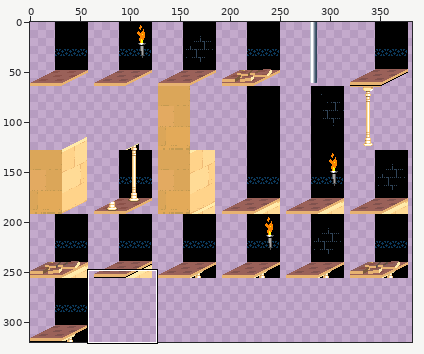
Sprite sheet -- Tiles_PoP/Tiles Bones/TiledBoColor2.png. Above: a wide view before the commit, with the close-up outlined.
Close-up. Before the commit:
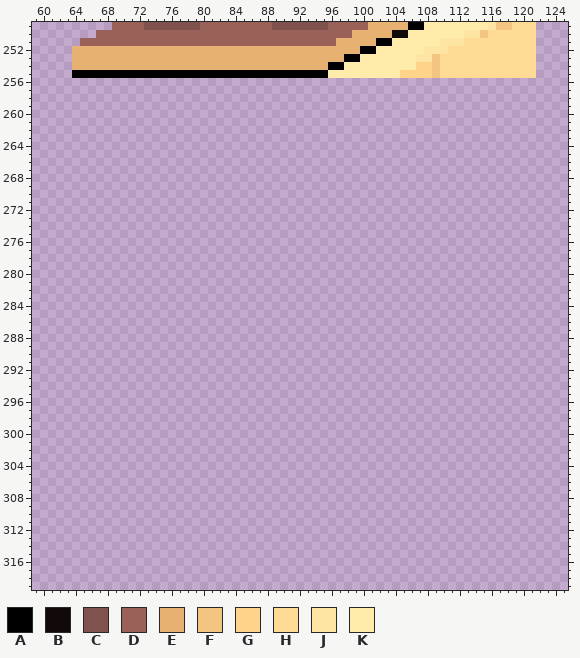
The file is 384x320 pixels. Pixels under 10% opacity are left out. Colours within 5 levels of each other are drawn and written as one. Shown: x 59..125, y 249..319. The wide view leaves out empty margins. The commit also changed other parts of the picture, which this record leaves out.
Palette (. is transparent): A #000000  B #120a09  C #80524e  D #9a6159  E #e7b271  F #f4c580  G #ffd38a  H #ffdb96  J #ffe5a3  K #ffebaa
Pixels before (only the part around the change), first column x 61:
249 ........DDDDCCCCCCCDDDDDDDDDCCCCCCCDDDDDEEEEEAAKKKKKKKKJFFHHH....
250 ......DDDDDDDDDDDDDDDDDDDDDDDDDDDDDDDDEEEEEBBKKKKKKKJJFHHHHHH....
251 ....DDDDDDDDDDDDDDDDDDDDDDDDDDDDDDDDEEEEEAAKKKKKKJJJHHHHHHHHH....
252 ...EEEEEEEEEEEEEEEEEEEEEEEEEEEEEEEEEEEEAAKKKKKKJJJHHHHHHHHHHH....
253 ...EEEEEEEEEEEEEEEEEEEEEEEEEEEEEEEEEEAAKKKKKKKJJFHHHHHHHHHHHH....
254 ...EEEEEEEEEEEEEEEEEEEEEEEEEEEEEEEEAAKKKKKKKKKGGFHHHHHHHHHHHH....
255 ...AAAAAAAAAAAAAAAAAAAAAAAAAAAAAAAAKKKKKKKKKGGGGFHHHHHHHHHHHH....
256 .................................................................
257 .................................................................
258 .................................................................
259 .................................................................
260 .................................................................
261 .................................................................
262 .................................................................
263 .................................................................
264 .................................................................
265 .................................................................
266 .................................................................
267 .................................................................
268 .................................................................
269 .................................................................
270 .................................................................
271 .................................................................
272 .................................................................
273 .................................................................
274 .................................................................
275 .................................................................
276 .................................................................
277 .................................................................
278 .................................................................
279 .................................................................
280 .................................................................
281 .................................................................
282 .................................................................
283 .................................................................
284 .................................................................
285 .................................................................
286 .................................................................
287 .................................................................
288 .................................................................
289 .................................................................
290 .................................................................
291 .................................................................
292 .................................................................
293 .................................................................
294 .................................................................
295 .................................................................
296 .................................................................
297 .................................................................
298 .................................................................
299 .................................................................
300 .................................................................
301 .................................................................
302 .................................................................
303 .................................................................
304 .................................................................
305 .................................................................
306 .................................................................
307 .................................................................
308 .................................................................
309 .................................................................
310 .................................................................
311 .................................................................
312 .................................................................
313 .................................................................
314 .................................................................
315 .................................................................
316 .................................................................
317 .................................................................
318 .................................................................
319 .................................................................
New version:
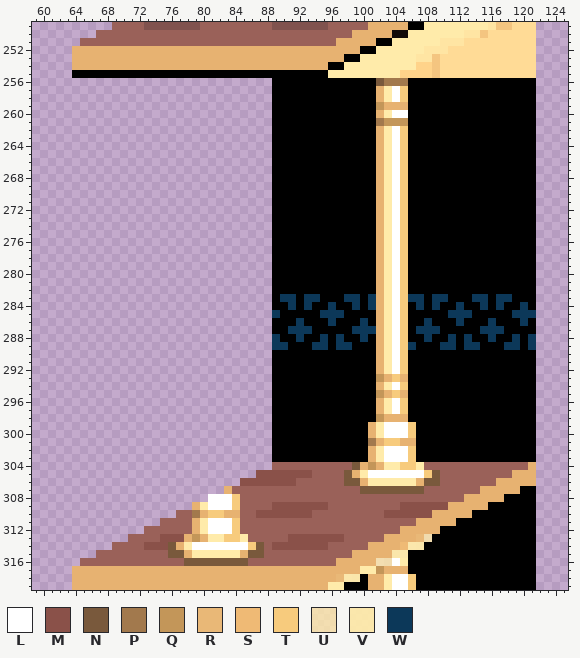
Colours new in this view: L #ffffff  M #8a5149  N #79593c  P #a2794d  Q #c39659  R #e9b877  S #efba75  T #f7cb7d  U #ffebaacc  V #ffebaaee  W #0c3859
Difference:
y 256: x 89..121 ................................. -> AAAAAAAAAAAAANPPPAAAAAAAAAAAAAAAA
y 257..258: x 89..121 ................................. -> AAAAAAAAAAAAAEKLTAAAAAAAAAAAAAAAA
y 259: x 89..121 ................................. -> AAAAAAAAAAAAAQEEEAAAAAAAAAAAAAAAA
y 260: x 89..121 ................................. -> AAAAAAAAAAAAAEKLLAAAAAAAAAAAAAAAA
y 261: x 89..121 ................................. -> AAAAAAAAAAAAAPQQQAAAAAAAAAAAAAAAA
y 262..282: x 89..121 ................................. -> AAAAAAAAAAAAAEKLTAAAAAAAAAAAAAAAA
y 283: x 89..121 ................................. -> AWWAWWAAAWWAWEKLTWWAWWAAAWWAWWAAA
y 284: x 89..121 ................................. -> AAWAWAAWAAWAWEKLTAWAWAAWAAWAWAAWA
y 285: x 89..121 ................................. -> WAAAAAWWWAAAAEKLTAAAAAWWWAAAAAWWW
y 286: x 89..121 ................................. -> AAAWAAAWAAAWAEKLTAAWAAAWAAAWAAAWA
y 287: x 89..121 ................................. -> AAWWWAAAAAWWWEKLTAWWWAAAAAWWWAAAA
y 288: x 89..121 ................................. -> WAAWAAWAWAAWAEKLTAAWAAWAWAAWAAWAW
y 289: x 89..121 ................................. -> WWAAAWWAWWAAAEKLTWAAAWWAWWAAAWWAW
y 290..292: x 89..121 ................................. -> AAAAAAAAAAAAAEKLTAAAAAAAAAAAAAAAA
y 293: x 89..121 ................................. -> AAAAAAAAAAAAAQETEAAAAAAAAAAAAAAAA
y 294: x 89..121 ................................. -> AAAAAAAAAAAAAEKLTAAAAAAAAAAAAAAAA
y 295: x 89..121 ................................. -> AAAAAAAAAAAAAQETEAAAAAAAAAAAAAAAA
y 296..297: x 89..121 ................................. -> AAAAAAAAAAAAAEKLTAAAAAAAAAAAAAAAA
y 298: x 89..121 ................................. -> AAAAAAAAAAAAAQEEEAAAAAAAAAAAAAAAA
y 299..300: x 89..121 ................................. -> AAAAAAAAAAAAEKLLLTAAAAAAAAAAAAAAA
y 301: x 89..121 ................................. -> AAAAAAAAAAAAPETTEEAAAAAAAAAAAAAAA
y 302..303: x 89..121 ................................. -> AAAAAAAAAAAAEKLLLTAAAAAAAAAAAAAAA
y 304: x 89..121 ................................. -> DDDDDDDDDDNEQEKKTTKDDDDDDDDDDDDDE
y 305: x 87..121 ................................... -> MMMMMMMDDDDNEKLLLLLLLTNDDDDDDDDDEEE
y 306: x 85..121 ..................................... -> MMMMMMMDDDDDDNNEKKKKKKENNDDDDDDDEEEEE
y 307: x 83..121 ....................................... -> EDDDDDDDDDDDDDDDDNNNNNNNNDDDDDDDEEEEEAA
y 308: x 81..121 ......................................... -> LLLTDDDDDDDDDDDDDDDDDDDDDDDDDDDDEEEEEAAAA
y 309: x 79..121 ........................................... -> EKLLLTDDDDMMMMMMMDDDDDDDDDMMMMMMEEEEEAAAAAA
y 310: x 77..121 ............................................. -> DDPETTEEDDMMMMMMMDDDDDDDDDMMMMMMEEEEEAAAAAAAA
y 311: x 75..121 ............................................... -> DDDDEKLLLTDDDDDDDDDDDDDDDDDDDDDDEEEEEAAAAAAAAAA
y 312: x 73..121 ................................................. -> DDDDDDEKLLLTDDDDDDDDDDDDDDDDDDDDEEEEEAAAAAAAAAAAA
y 313: x 71..121 ................................................... -> DDDDMMMEQEKKTTKDDDDDMMMMMMMDDDDDEEEERUAAAAAAAAAAAAA
y 314: x 69..121 ..................................................... -> DDDDMMMNEKLLLLLLLTNDMMMMMMMDDDDDEEEESVVAAAAAAAAAAAAAA
y 315: x 67..121 ....................................................... -> DDDDDDDDDNNEKKKKKKENNDDDDDDDDDDDEEEEEVVAAAAAAAAAAAAAAAA
y 316: x 65..121 ......................................................... -> DDDDDDDDDDDDDNNNNNNNNDDDDDDDDDDDEEEEEUULKAAAAAAAAAAAAAAAA
y 317: x 64..121 .......................................................... -> EEEEEEEEEEEEEEEEEEEEEEEEEEEEEEEEEEEEKKQEEEAAAAAAAAAAAAAAAA
y 318: x 64..121 .......................................................... -> EEEEEEEEEEEEEEEEEEEEEEEEEEEEEEEEERVVAEEKLLTAAAAAAAAAAAAAAA
y 319: x 64..121 .......................................................... -> EEEEEEEEEEEEEEEEEEEEEEEEEEEEEEEEKKAAAEEKLLTAAAAAAAAAAAAAAA
